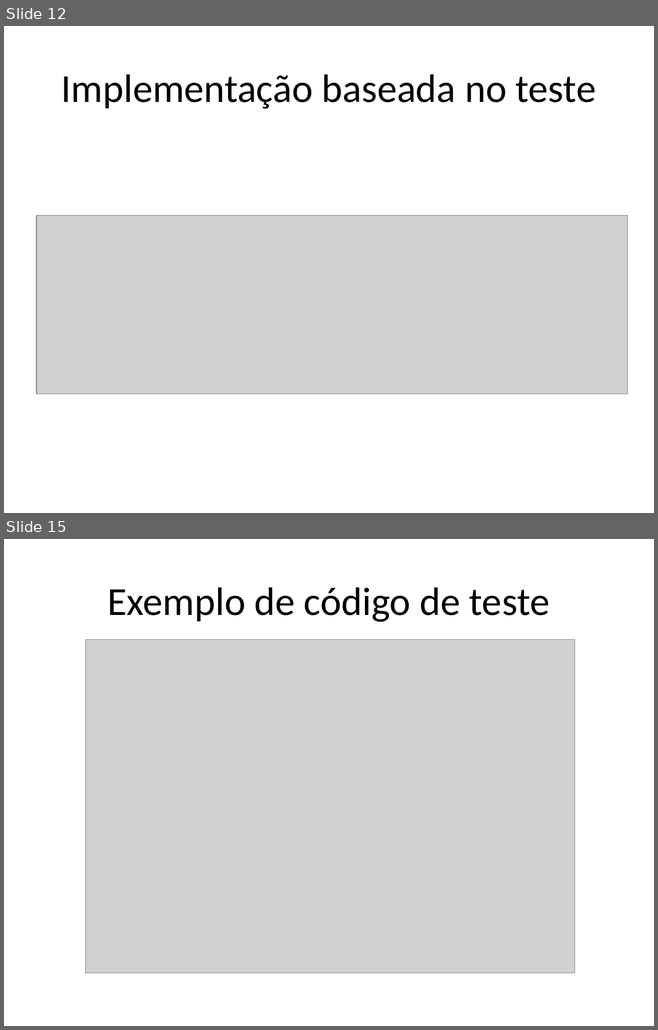
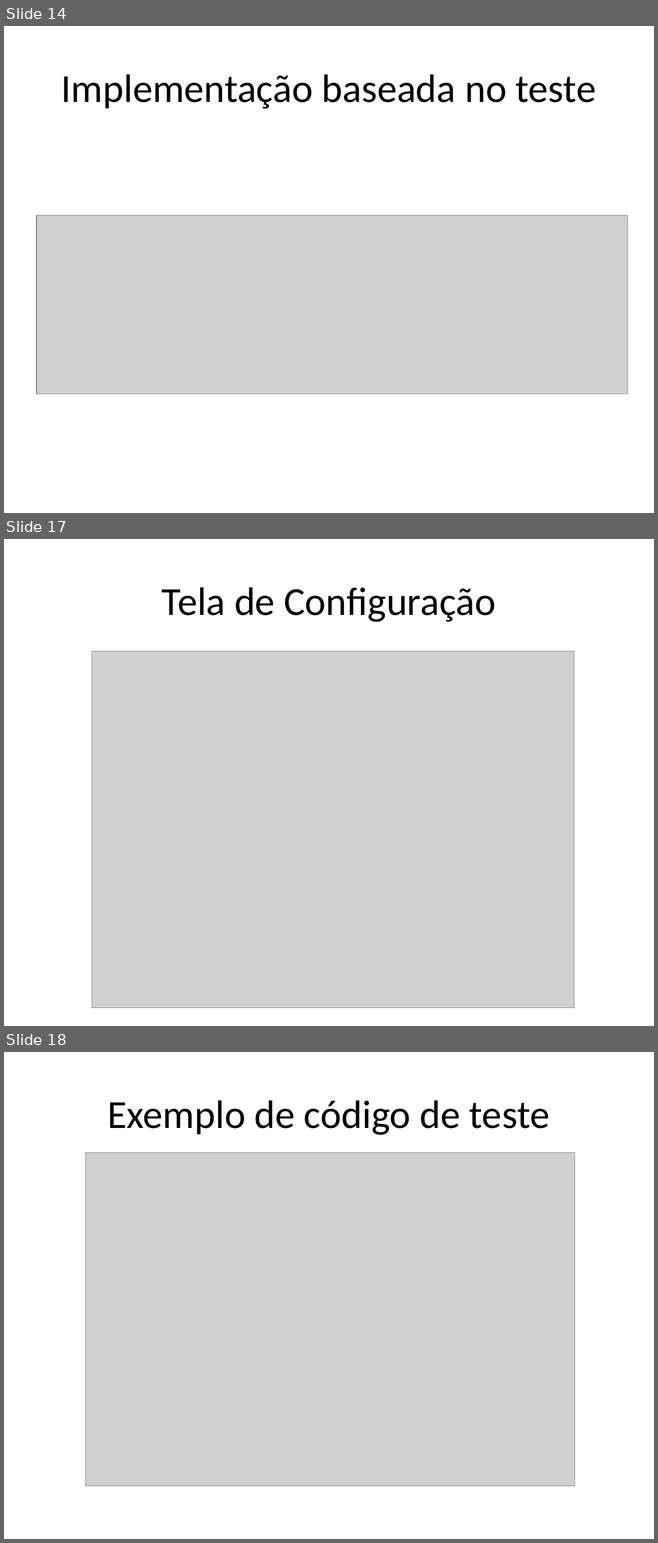
Before and after one commit to jpjcjbr/tccjp, a slide deck: apresentacao tcc.pptx. Shown one above the other, each under a label of ours: slides 12 and 15 before the commit, slides 14, 17 and 18 after it; the slides between them are not shown. The pictures are 658x1030 and 658x1543 pixels, drawn with LibreOffice and Linux fonts; fonts in the diff are those of the drawing; grey boxes stand for pictures. Boxes give left, top, right and bottom in pixels: in the first picture for what was removed or moved away, otherwise in the second. Text is boxed around its words. In the diff, an @@ line names an element or a change of style, - is before the commit and + after.

```diff
--- a/apresentacao tcc.pptx
+++ b/apresentacao tcc.pptx
@@ slide 17 added at [4,539,654,1026], background #FFFFFF @@
@@ title added at [162,587,495,622], 44 pt, text #000000 @@
+Tela de Configuração
@@ picture added at [92,652,574,1008] @@
@@ what was slide 12 is now slide 14 @@
@@ what was slide 15 is now slide 18 @@
```
Also in this commit, not shown: 12 slides changed, 2 other slides added, 1 other file.
